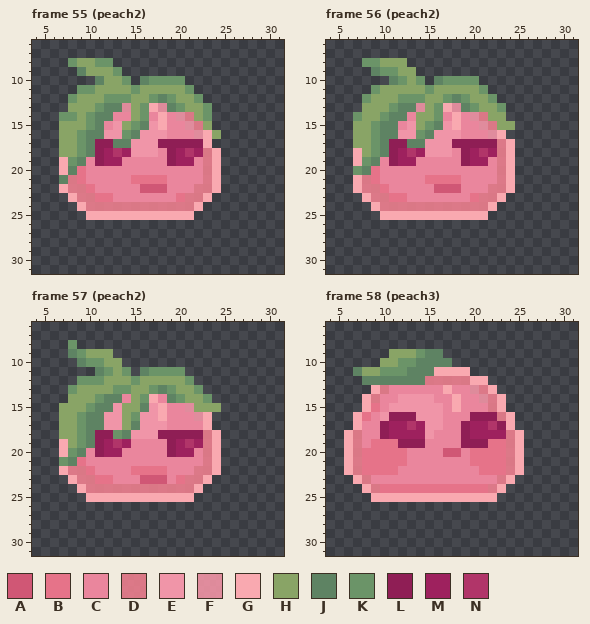
Pixel-art file, stored at Assets/Art/NPCs/sweet slimes.aseprite. Above, as it was before the edit.
32x32 pixels, 69 frames. Colours within 5 levels of each other are drawn and written as one. Shown: frame 55 (peach2): x 4..31, y 6..31; frame 56 (peach2): x 4..31, y 6..31; frame 57 (peach2): x 4..31, y 6..31; frame 58 (peach3): x 4..31, y 6..31. The commit also changed other frames, which this record leaves out.
Palette (. is transparent): A #d05775  B #e67389  C #ea869d  D #f48191dc  E #f095a8  F #f897a9dc  G #f9a9b0  H #89a466  J #5e8363  K #6b9468  L #8f1e55  M #9e215e  N #b13569
The same view after the edit:
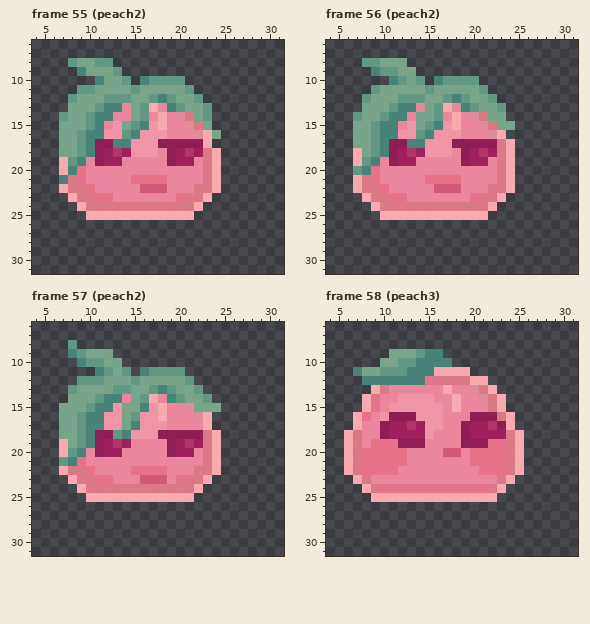
Message: added rest of sweet & some sour NPCs
The edit:
colour H: #89a466 -> #78a489
colour J: #5e8363 -> #48837a
colour K: #6b9468 -> #619884
Changed rows in their new state; - is a pixel that keeps its letter.
Frame 55 (peach2), layer "hat":
first column x 8:
14 H
